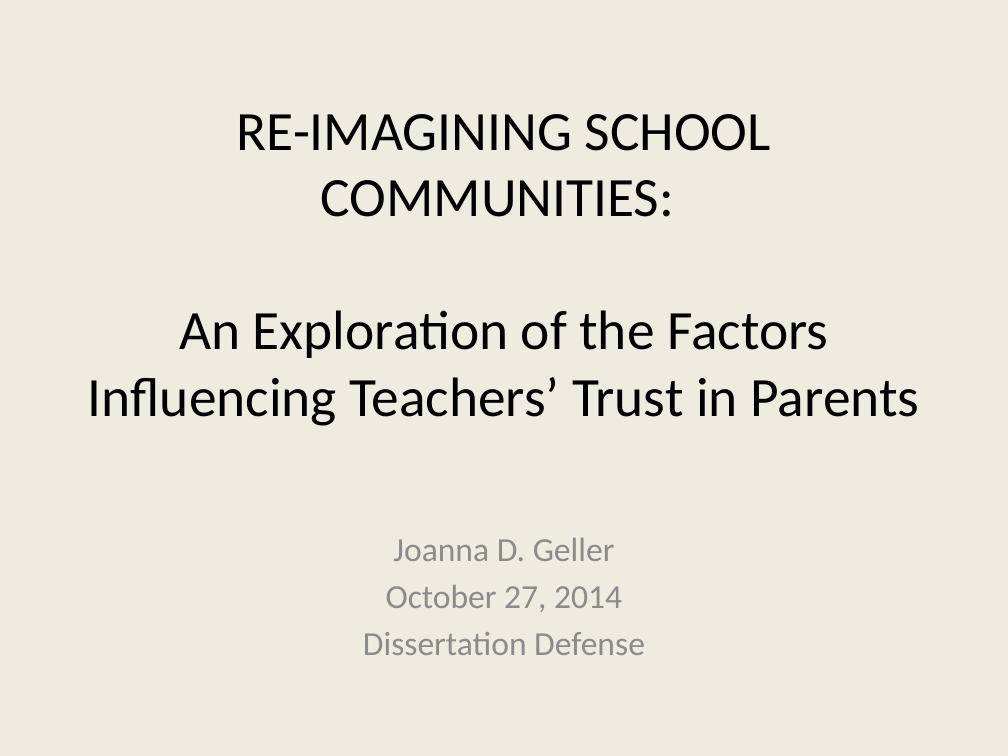
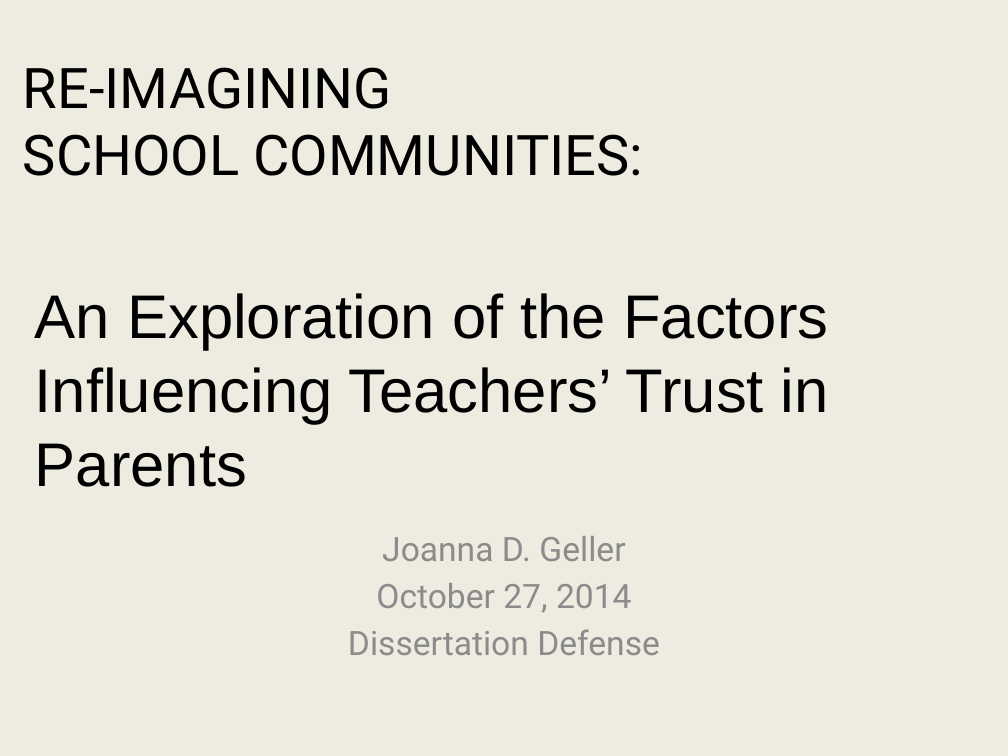
Before and after one commit to jdgeller/Dissertation_Power_Point, a slide deck: slide 1 of Dissertation Defense_100314.pptx. Drawn at 1008x756 pixels with LibreOffice and Linux fonts; fonts in the diff are those of the drawing. Boxes give left, top, right and bottom in pixels: in the first picture for what was removed or moved away, otherwise in the second. Text is boxed around its words. In the diff, an @@ line names an element or a change of style, - is before the commit and + after.

Commit message:
begin changes

```diff
--- a/Dissertation Defense_100314.pptx
+++ b/Dissertation Defense_100314.pptx
@@ text added at [23,67,643,176], 40 pt, text #000000 @@
+RE-IMAGINING
+SCHOOL COMMUNITIES:
@@ title at [35,293,829,487]: text changed; size 39.6 to 44 pt; font Calibri to Arial @@
-RE-IMAGINING SCHOOL COMMUNITIES:
-An Exploration of the Factors Influencing Teachers’ Trust in Parents
+An Exploration of the Factors Influencing Teachers’ Trust in Parents
@@ subtitle "Joanna D. Geller" at [348,536,660,655]: font Calibri to Roboto @@
```
